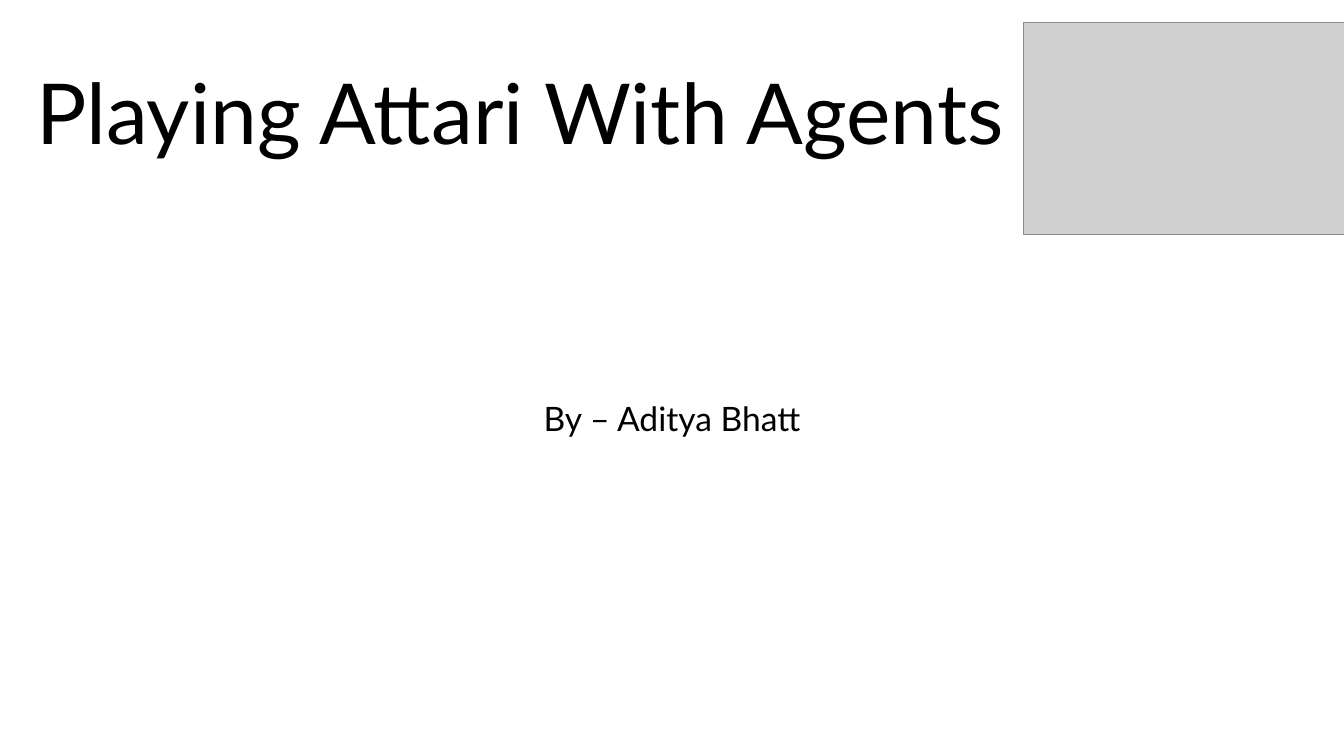
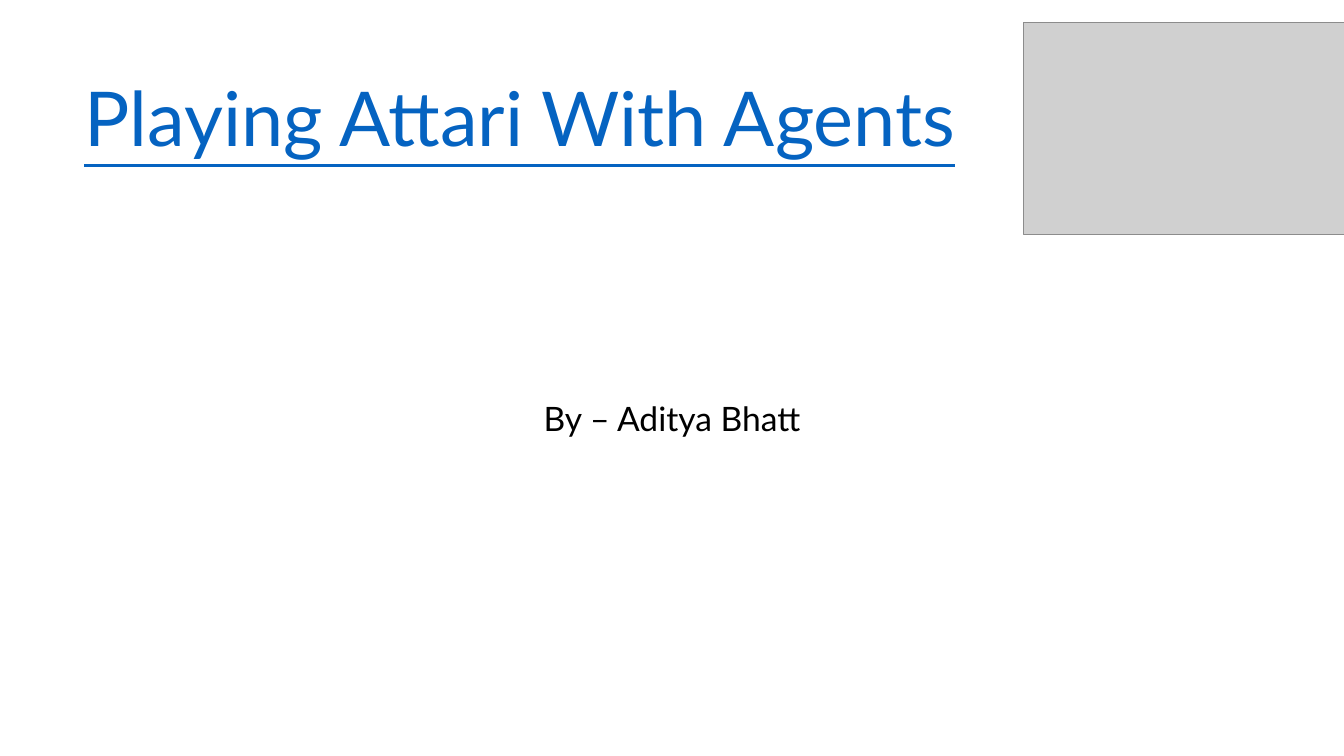
Before and after one commit to aditya699/Practical-RL, a slide deck: slide 1 of Day6/Playing Attari With Agents.pptx. Drawn at 1344x756 pixels with LibreOffice and Linux fonts; fonts in the diff are those of the drawing; grey boxes stand for pictures. Boxes give left, top, right and bottom in pixels: in the first picture for what was removed or moved away, otherwise in the second. Text is boxed around its words. In the diff, an @@ line names an element or a change of style, - is before the commit and + after.

```diff
--- a/Day6/Playing Attari With Agents.pptx
+++ b/Day6/Playing Attari With Agents.pptx
@@ title "Playing Attari With Agents" at bbox=[84, 90, 955, 160]: size 60 to 54 pt, text colour #000000 to #0563C1, underline on @@
```
Also in this commit, not shown: 5 other slides changed, 10 slides added, 3 other files.
